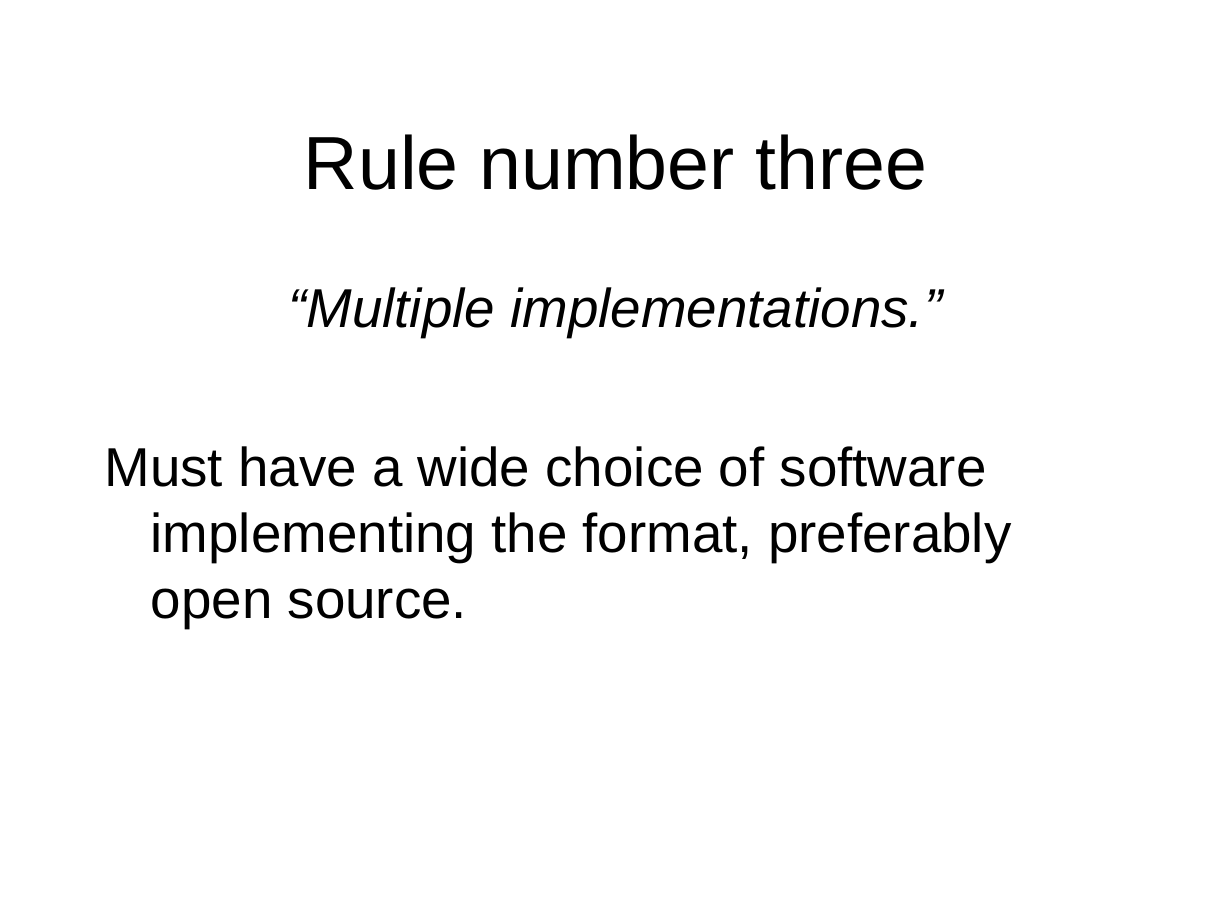
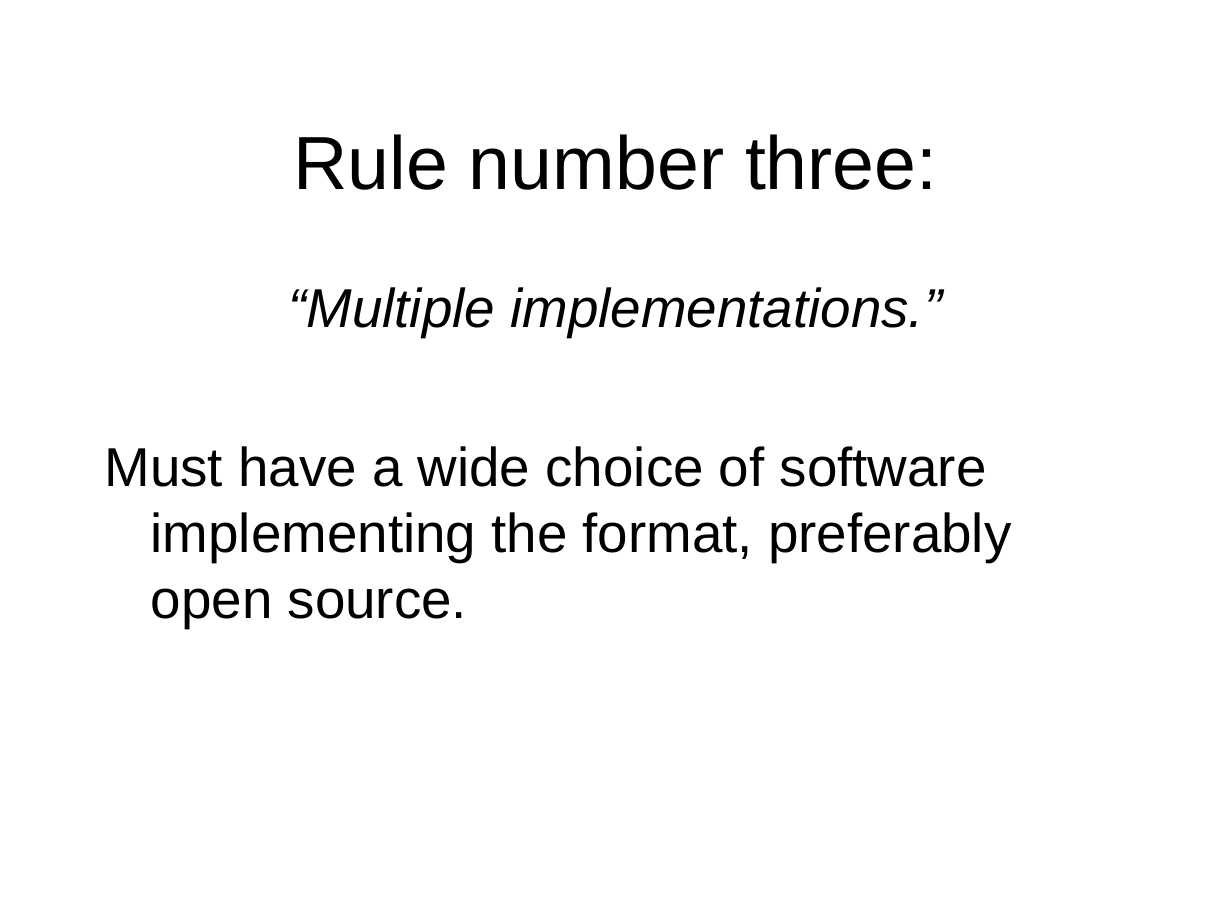
Before and after one commit to toneill/naa, a slide deck: slide 31 of doco/digital-preservation-chris-smart.odp. Drawn at 1232x924 pixels with LibreOffice and Linux fonts; fonts in the diff are those of the drawing; background and template pictures are left out. Boxes give left, top, right and bottom in pixels: in the first picture for what was removed or moved away, otherwise in the second. Text is boxed around its words. In the diff, an @@ line names an element or a change of style, - is before the commit and + after.

```diff
--- a/doco/digital-preservation-chris-smart.odp
+++ b/doco/digital-preservation-chris-smart.odp
@@ title at [293,134,937,190]: text changed @@
-Rule number three
+Rule number three:
```
Also in this commit, not shown: 8 other slides changed, 6 slides added, 1 slide removed.
